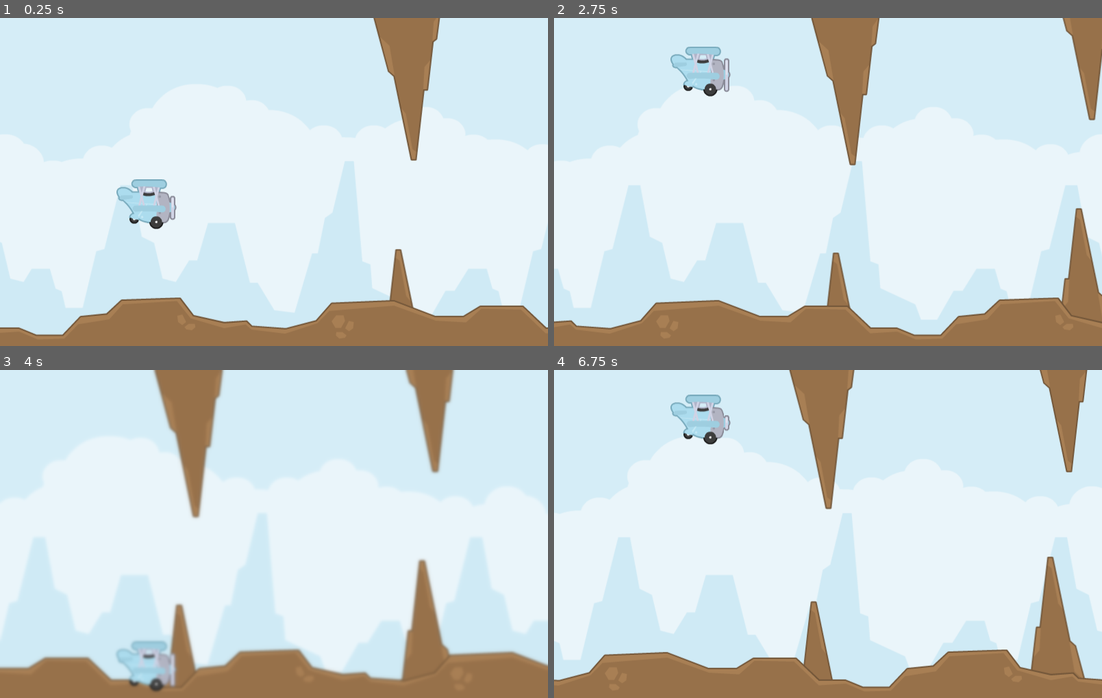
Above: before the commit, frames 1-4 (two rows, left to right).
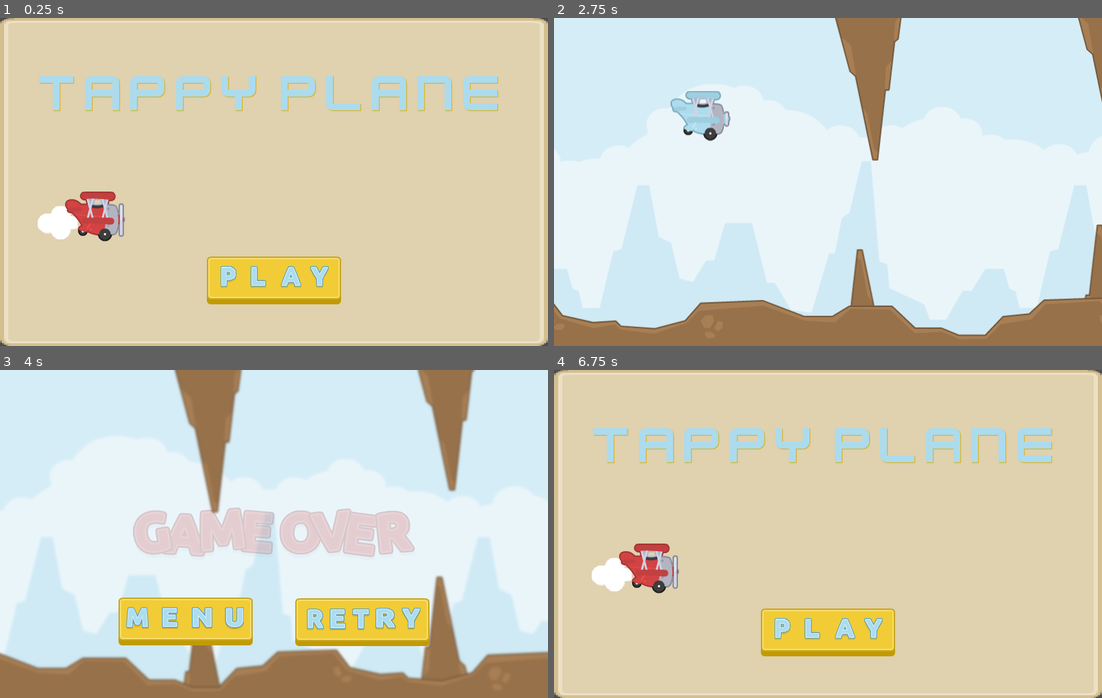
Above: after the commit, the same moments.

Repository: yagolasse/tappy-plane-godot
Game: Godot game, scene res://scenes/main_menu.tscn
Same seed, same stepped clock (60 frames per second), same inputs: the game is played once before the commit and once after it. Before the commit the project starts from res://scenes/game.tscn.
Inputs (mouse positions are in pixels of both pictures, inside the frame that each line leads up to):
- Up to frame 1 (0.25 s): no input
- Up to frame 2 (2.75 s): click (828, 280) at 0.52 s; tap Enter (ui_accept) at 1.25, 1.52, 1.82, 2.27, 2.57 s; tap End (ui_end) at 1.35, 2.1 s
- Up to frame 3 (4 s): tap End (ui_end) at 2.85, 3.6 s; tap Enter (ui_accept) at 3.77 s
- Up to frame 4 (6.75 s): tap Enter (ui_accept) at 4.07, 5, 5.27, 5.57, 6.02, 6.32 s; click (740, 622) at 4.27 s; tap End (ui_end) at 5.1, 5.85, 6.6 s

The runs differ from the first frame. In frame 1, 99% of the frame differs, in the area x 0-100%, y 0-100%; in frame 2, 16%; in frame 3, 25%; in frame 4, 100%.
Error after the commit: Invalid assignment of property or key 'paused' with value of type 'bool' on a base object of type 'null instance'. (res://scripts/game.gd:46)

Commit message:
Add menu, game over and retry

Diff:
--- a/project.godot
+++ b/project.godot
@@ -11,7 +11,7 @@
 [application]
 
 config/name="tappy-plane"
-run/main_scene="res://scenes/game.tscn"
+run/main_scene="res://scenes/main_menu.tscn"
 config/features=PackedStringArray("4.1", "Forward Plus")
 config/icon="res://icon.svg"
 
@@ -24,6 +24,7 @@
 window/size/viewport_width=800
 window/size/viewport_height=480
 window/stretch/mode="viewport"
+window/stretch/aspect="keep_height"
 
 [dotnet]
 
--- a/scenes/game.tscn
+++ b/scenes/game.tscn
@@ -9,16 +9,30 @@
 [ext_resource type="Script" path="res://scripts/camera_movement.gd" id="7_ldho8"]
 [ext_resource type="Script" path="res://scripts/blur_rect.gd" id="8_r8v0g"]
 [ext_resource type="Shader" path="res://shaders/blur.gdshader" id="8_uqen0"]
+[ext_resource type="Texture2D" uid="uid://bhvjeg4cmdf8w" path="res://assets/kenney-tappy-plane/PNG/UI/textGetReady.png" id="9_k8jak"]
+[ext_resource type="Texture2D" uid="uid://csyntbbopk1c4" path="res://assets/kenney-tappy-plane/PNG/UI/textGameOver.png" id="10_qs5jt"]
+[ext_resource type="Texture2D" uid="uid://cawmvlcf2voqh" path="res://assets/kenney-tappy-plane/PNG/UI/buttonLarge.png" id="11_40h77"]
+[ext_resource type="Texture2D" uid="uid://ycalnvwl5k80" path="res://assets/kenney-tappy-plane/PNG/Letters/letterM.png" id="12_531oc"]
+[ext_resource type="Texture2D" uid="uid://dcjeat3tgfpux" path="res://assets/kenney-tappy-plane/PNG/Letters/letterE.png" id="13_pyawd"]
+[ext_resource type="Texture2D" uid="uid://drsnyt5au5m3p" path="res://assets/kenney-tappy-plane/PNG/Letters/letterN.png" id="14_n8kj4"]
+[ext_resource type="Texture2D" uid="uid://cuwfsfaku6xwq" path="res://assets/kenney-tappy-plane/PNG/Letters/letterU.png" id="15_3hf25"]
+[ext_resource type="Texture2D" uid="uid://dn31cqk1yb4qn" path="res://assets/kenney-tappy-plane/PNG/Letters/letterR.png" id="16_opqm3"]
+[ext_resource type="Texture2D" uid="uid://cib2kupthxkx1" path="res://assets/kenney-tappy-plane/PNG/Letters/letterT.png" id="17_tobtl"]
+[ext_resource type="Texture2D" uid="uid://bfrl4vy5j5mbc" path="res://assets/kenney-tappy-plane/PNG/Letters/letterY.png" id="18_megh2"]
 
 [sub_resource type="ShaderMaterial" id="ShaderMaterial_v0d5c"]
 shader = ExtResource("8_uqen0")
 shader_parameter/blur_strenght = 0.0
 
-[node name="Game" type="Node2D" node_paths=PackedStringArray("player", "blur_rect", "include_on_pause")]
+[node name="Game" type="Node2D" node_paths=PackedStringArray("player", "blur_rect", "get_ready_logo", "game_over_logo", "menu_button", "retry_button", "include_on_pause")]
 process_mode = 3
 script = ExtResource("1_11si3")
 player = NodePath("MainCanvas/Player")
 blur_rect = NodePath("MainCanvas/BlurRect")
+get_ready_logo = NodePath("MainCanvas/GetReadyLogo")
+game_over_logo = NodePath("MainCanvas/GameOverLogo")
+menu_button = NodePath("MainCanvas/MenuUI/MenuButton")
+retry_button = NodePath("MainCanvas/MenuUI/RetryButton")
 include_on_pause = [NodePath("MainCanvas/Player"), NodePath("Camera")]
 
 [node name="ParallaxBackground" type="ParallaxBackground" parent="."]
@@ -76,6 +90,195 @@
 max_blur_strenght = 1.5
 blur_animation_duration = 0.3
 
+[node name="GetReadyLogo" type="Sprite2D" parent="MainCanvas"]
+position = Vector2(400, 240)
+texture = ExtResource("9_k8jak")
+
+[node name="GameOverLogo" type="Sprite2D" parent="MainCanvas"]
+position = Vector2(400, 240)
+texture = ExtResource("10_qs5jt")
+
+[node name="MenuUI" type="Control" parent="MainCanvas"]
+layout_mode = 3
+anchors_preset = 15
+anchor_right = 1.0
+anchor_bottom = 1.0
+grow_horizontal = 2
+grow_vertical = 2
+
+[node name="MenuButton" type="TextureButton" parent="MainCanvas/MenuUI"]
+layout_mode = 1
+anchors_preset = 7
+anchor_left = 0.5
+anchor_top = 1.0
+anchor_right = 0.5
+anchor_bottom = 1.0
+offset_left = -227.0
+offset_top = -147.0
+offset_right = -31.0
+offset_bottom = -77.0
+grow_horizontal = 2
+grow_vertical = 0
+texture_normal = ExtResource("11_40h77")
+
+[node name="LetterM" type="TextureRect" parent="MainCanvas/MenuUI/MenuButton"]
+layout_mode = 1
+anchors_preset = 8
+anchor_left = 0.5
+anchor_top = 0.5
+anchor_right = 0.5
+anchor_bottom = 0.5
+offset_left = -78.0
+offset_top = -21.0
+offset_right = -30.0
+offset_bottom = 44.0
+grow_horizontal = 2
+grow_vertical = 2
+scale = Vector2(0.5, 0.5)
+texture = ExtResource("12_531oc")
+
+[node name="LetterE" type="TextureRect" parent="MainCanvas/MenuUI/MenuButton"]
+layout_mode = 1
+anchors_preset = 8
+anchor_left = 0.5
+anchor_top = 0.5
+anchor_right = 0.5
+anchor_bottom = 0.5
+offset_left = -35.0
+offset_top = -21.0
+offset_right = 13.0
+offset_bottom = 44.0
+grow_horizontal = 2
+grow_vertical = 2
+scale = Vector2(0.5, 0.5)
+texture = ExtResource("13_pyawd")
+
+[node name="LetterN" type="TextureRect" parent="MainCanvas/MenuUI/MenuButton"]
+layout_mode = 1
+anchors_preset = 8
+anchor_left = 0.5
+anchor_top = 0.5
+anchor_right = 0.5
+anchor_bottom = 0.5
+offset_left = 9.0
+offset_top = -21.0
+offset_right = 70.0
+offset_bottom = 44.0
+grow_horizontal = 2
+grow_vertical = 2
+scale = Vector2(0.5, 0.5)
+texture = ExtResource("14_n8kj4")
+
+[node name="LetterU" type="TextureRect" parent="MainCanvas/MenuUI/MenuButton"]
+layout_mode = 1
+anchors_preset = 8
+anchor_left = 0.5
+anchor_top = 0.5
+anchor_right = 0.5
+anchor_bottom = 0.5
+offset_left = 57.0
+offset_top = -21.0
+offset_right = 114.0
+offset_bottom = 45.0
+grow_horizontal = 2
+grow_vertical = 2
+scale = Vector2(0.5, 0.5)
+texture = ExtResource("15_3hf25")
+
+[node name="RetryButton" type="TextureButton" parent="MainCanvas/MenuUI"]
+layout_mode = 1
+anchors_preset = 7
+anchor_left = 0.5
+anchor_top = 1.0
+anchor_right = 0.5
+anchor_bottom = 1.0
+offset_left = 31.0
+offset_top = -146.0
+offset_right = 227.0
+offset_bottom = -76.0
+grow_horizontal = 2
+grow_vertical = 0
+texture_normal = ExtResource("11_40h77")
+
+[node name="LetterR" type="TextureRect" parent="MainCanvas/MenuUI/RetryButton"]
+layout_mode = 1
+anchors_preset = 8
+anchor_left = 0.5
+anchor_top = 0.5
+anchor_right = 0.5
+anchor_bottom = 0.5
+offset_left = -81.0
+offset_top = -20.0
+offset_right = -30.0
+offset_bottom = 45.0
+grow_horizontal = 2
+grow_vertical = 2
+scale = Vector2(0.5, 0.5)
+texture = ExtResource("16_opqm3")
+
+[node name="LetterE" type="TextureRect" parent="MainCanvas/MenuUI/RetryButton"]
+layout_mode = 1
+anchors_preset = 8
+anchor_left = 0.5
+anchor_top = 0.5
+anchor_right = 0.5
+anchor_bottom = 0.5
+offset_left = -48.0
+offset_top = -20.0
+offset_bottom = 45.0
+grow_horizontal = 2
+grow_vertical = 2
+scale = Vector2(0.5, 0.5)
+texture = ExtResource("13_pyawd")
+
+[node name="LetterT" type="TextureRect" parent="MainCanvas/MenuUI/RetryButton"]
+layout_mode = 1
+anchors_preset = 8
+anchor_left = 0.5
+anchor_top = 0.5
+anchor_right = 0.5
+anchor_bottom = 0.5
+offset_left = -15.0
+offset_top = -20.0
+offset_right = 37.0
+offset_bottom = 45.0
+grow_horizontal = 2
+grow_vertical = 2
+scale = Vector2(0.5, 0.5)
+texture = ExtResource("17_tobtl")
+
+[node name="LetterR2" type="TextureRect" parent="MainCanvas/MenuUI/RetryButton"]
+layout_mode = 1
+anchors_preset = 8
+anchor_left = 0.5
+anchor_top = 0.5
+anchor_right = 0.5
+anchor_bottom = 0.5
+offset_left = 19.0
+offset_top = -21.0
+offset_right = 80.0
+offset_bottom = 44.0
+grow_horizontal = 2
+grow_vertical = 2
+scale = Vector2(0.5, 0.5)
+texture = ExtResource("16_opqm3")
+
+[node name="LetterY" type="TextureRect" parent="MainCanvas/MenuUI/RetryButton"]
+layout_mode = 1
+anchors_preset = 8
+anchor_left = 0.5
+anchor_top = 0.5
+anchor_right = 0.5
+anchor_bottom = 0.5
+offset_left = 57.0
+offset_top = -21.0
+offset_right = 114.0
+offset_bottom = 44.0
+grow_horizontal = 2
+grow_vertical = 2
+scale = Vector2(0.5, 0.5)
+texture = ExtResource("18_megh2")
+
 [node name="Camera" type="Camera2D" parent="."]
 process_mode = 1
 script = ExtResource("7_ldho8")
--- /dev/null
+++ b/scenes/main_menu.tscn
@@ -0,0 +1,154 @@
+[gd_scene load_steps=11 format=3 uid="uid://c4iarbgj0o8du"]
+
+[ext_resource type="Texture2D" uid="uid://cawmvlcf2voqh" path="res://assets/kenney-tappy-plane/PNG/UI/buttonLarge.png" id="1_5nesv"]
+[ext_resource type="Texture2D" uid="uid://bpnvbpfdggk86" path="res://assets/kenney-tappy-plane/PNG/UI/UIbg.png" id="1_8ps7t"]
+[ext_resource type="Script" path="res://scripts/main_menu.gd" id="1_36b4a"]
+[ext_resource type="FontFile" uid="uid://oxtrrga7folf" path="res://assets/kenney-tappy-plane/Font/kenvector_future.ttf" id="2_dje2p"]
+[ext_resource type="Texture2D" uid="uid://8mkrr2dxbocw" path="res://assets/kenney-tappy-plane/PNG/Letters/letterP.png" id="3_lssvs"]
+[ext_resource type="Texture2D" uid="uid://dbc83l62lokbt" path="res://assets/kenney-tappy-plane/PNG/Letters/letterL.png" id="4_q18vi"]
+[ext_resource type="Texture2D" uid="uid://bonvx4va00jjw" path="res://assets/kenney-tappy-plane/PNG/Letters/letterA.png" id="5_c4mtx"]
+[ext_resource type="Texture2D" uid="uid://bfrl4vy5j5mbc" path="res://assets/kenney-tappy-plane/PNG/Letters/letterY.png" id="6_08pvb"]
+[ext_resource type="Texture2D" uid="uid://b1o08ksud1j18" path="res://assets/kenney-tappy-plane/PNG/puffLarge.png" id="8_7hitp"]
+[ext_resource type="Texture2D" uid="uid://b8b4u7ii38nrj" path="res://assets/kenney-tappy-plane/PNG/Planes/planeRed1.png" id="8_mh2tv"]
+
+[node name="MainMenu" type="CanvasLayer" node_paths=PackedStringArray("play_button")]
+script = ExtResource("1_36b4a")
+play_button = NodePath("MenuUI/PlayButton")
+
+[node name="MenuUI" type="Control" parent="."]
+texture_filter = 1
+layout_mode = 3
+anchors_preset = 15
+anchor_right = 1.0
+anchor_bottom = 1.0
+grow_horizontal = 2
+grow_vertical = 2
+
+[node name="Background" type="TextureRect" parent="MenuUI"]
+layout_mode = 1
+anchors_preset = 15
+anchor_right = 1.0
+anchor_bottom = 1.0
+grow_horizontal = 2
+grow_vertical = 2
+texture = ExtResource("1_8ps7t")
+
+[node name="TappyPlane" type="Label" parent="MenuUI"]
+layout_mode = 1
+anchors_preset = 5
+anchor_left = 0.5
+anchor_right = 0.5
+offset_left = -47.0
+offset_top = 65.0
+offset_right = 47.0
+offset_bottom = 91.0
+grow_horizontal = 2
+theme_override_colors/font_color = Color(0.671875, 0.859375, 0.929688, 1)
+theme_override_colors/font_shadow_color = Color(0.84375, 0.714844, 0.191406, 1)
+theme_override_colors/font_outline_color = Color(0.363281, 0.636719, 0.738281, 1)
+theme_override_fonts/font = ExtResource("2_dje2p")
+theme_override_font_sizes/font_size = 80
+text = "Tappy Plane"
+
+[node name="PlayButton" type="TextureButton" parent="MenuUI"]
+layout_mode = 1
+anchors_preset = 7
+anchor_left = 0.5
+anchor_top = 1.0
+anchor_right = 0.5
+anchor_bottom = 1.0
+offset_left = -98.0
+offset_top = -131.0
+offset_right = 98.0
+offset_bottom = -61.0
+grow_horizontal = 2
+grow_vertical = 0
+texture_normal = ExtResource("1_5nesv")
+
+[node name="LetterP" type="TextureRect" parent="MenuUI/PlayButton"]
+layout_mode = 1
+anchors_preset = 8
+anchor_left = 0.5
+anchor_top = 0.5
+anchor_right = 0.5
+anchor_bottom = 0.5
+offset_left = -78.0
+offset_top = -21.0
+offset_right = -30.0
+offset_bottom = 44.0
+grow_horizontal = 2
+grow_vertical = 2
+scale = Vector2(0.5, 0.5)
+texture = ExtResource("3_lssvs")
+
+[node name="LetterL" type="TextureRect" parent="MenuUI/PlayButton"]
+layout_mode = 1
+anchors_preset = 8
+anchor_left = 0.5
+anchor_top = 0.5
+anchor_right = 0.5
+anchor_bottom = 0.5
+offset_left = -35.0
+offset_top = -21.0
+offset_right = 13.0
+offset_bottom = 44.0
+grow_horizontal = 2
+grow_vertical = 2
+scale = Vector2(0.5, 0.5)
+texture = ExtResource("4_q18vi")
+
+[node name="LetterA" type="TextureRect" parent="MenuUI/PlayButton"]
+layout_mode = 1
+anchors_preset = 8
+anchor_left = 0.5
+anchor_top = 0.5
+anchor_right = 0.5
+anchor_bottom = 0.5
+offset_left = 10.0
+offset_top = -21.0
+offset_right = 71.0
+offset_bottom = 44.0
+grow_horizontal = 2
+grow_vertical = 2
+scale = Vector2(0.5, 0.5)
+texture = ExtResource("5_c4mtx")
+
+[node name="LetterY" type="TextureRect" parent="MenuUI/PlayButton"]
+layout_mode = 1
+anchors_preset = 8
+anchor_left = 0.5
+anchor_top = 0.5
+anchor_right = 0.5
+anchor_bottom = 0.5
+offset_left = 52.0
+offset_top = -21.0
+offset_right = 109.0
+offset_bottom = 44.0
+grow_horizontal = 2
+grow_vertical = 2
+scale = Vector2(0.5, 0.5)
+texture = ExtResource("6_08pvb")
+
+[node name="Puff" type="TextureRect" parent="MenuUI"]
+layout_mode = 1
+anchors_preset = 4
+anchor_top = 0.5
+anchor_bottom = 0.5
+offset_left = 55.0
+offset_top = 35.0
+offset_right = 114.0
+offset_bottom = 84.0
+grow_vertical = 2
+texture = ExtResource("8_7hitp")
+
+[node name="Plane" type="TextureRect" parent="MenuUI"]
+layout_mode = 1
+anchors_preset = 4
+anchor_top = 0.5
+anchor_bottom = 0.5
+offset_left = 95.0
+offset_top = 14.0
+offset_right = 183.0
+offset_bottom = 87.0
+grow_vertical = 2
+texture = ExtResource("8_mh2tv")
--- a/scripts/blur_rect.gd
+++ b/scripts/blur_rect.gd
@@ -10,15 +10,26 @@
 var _blur_tween: Tween
 
 
-func set_full_screen_blur(value: float, animate: bool) -> void:
-	if _blur_tween:
-		_blur_tween.kill()
+func set_full_screen_blur(animate: bool) -> void:
+	if animate:
+		if _blur_tween:
+			_blur_tween.kill()
 
-	if animate:
 		_blur_tween = get_tree().create_tween().bind_node(node_to_bind)
 		_blur_tween.set_ease(Tween.EASE_OUT).tween_method(_set_blur_strenght, 0.0, max_blur_strenght, blur_animation_duration)
 	else:
-		_set_blur_strenght(value)
+		_set_blur_strenght(max_blur_strenght)
+
+
+func reset_full_screen_blur(animate: bool) -> void:
+	if animate:
+		if _blur_tween:
+			_blur_tween.kill()
+
+		_blur_tween = get_tree().create_tween().bind_node(node_to_bind)
+		_blur_tween.set_ease(Tween.EASE_OUT).tween_method(_set_blur_strenght, max_blur_strenght, 0.0, blur_animation_duration)
+	else:
+		_set_blur_strenght(0)
 
 
 func _set_blur_strenght(value: float) -> void:
--- a/scripts/camera_movement.gd
+++ b/scripts/camera_movement.gd
@@ -3,5 +3,6 @@
 
 @export var horizontal_speed: int
 
+
 func _process(delta: float) -> void:
-    position.x += delta * horizontal_speed
+	position.x += delta * horizontal_speed
--- a/scripts/game.gd
+++ b/scripts/game.gd
@@ -3,19 +3,42 @@
 
 @export var player: Player
 @export var blur_rect: BlurRect
+@export var get_ready_logo: Sprite2D
+@export var game_over_logo: Sprite2D
+@export var menu_button: TextureButton
+@export var retry_button: TextureButton
 @export var include_on_pause: Array[Node2D]
 
 var _paused = false
+var _logo_tween: Tween
 
 func _ready() -> void:
 	player.game_over.connect(game_over)
+	menu_button.pressed.connect(_navigate_to_menu_scene)
+	retry_button.pressed.connect(_restart_game)
+	_start()
 
 
-func _process(_delta: float) -> void:
-	if _paused and Input.is_action_just_pressed("ui_end"):
-		_pause(false)
-		blur_rect.set_full_screen_blur(0, false)
-		get_tree().reload_current_scene()
+func _navigate_to_menu_scene() -> void:
+	get_tree().change_scene_to_file("res://scenes/main_menu.tscn")
+	_pause(false)
+
+
+func _restart_game() -> void:
+	_start()
+	get_tree().reload_current_scene()
+
+
+func _start() -> void:
+	_pause(true)
+	blur_rect.set_full_screen_blur(false)
+	menu_button.visible = false
+	retry_button.visible = false
+	game_over_logo.modulate.a = 0
+	get_ready_logo.modulate.a = 1
+
+	blur_rect.reset_full_screen_blur(true)
+	_tween_logo_to_alpha(get_ready_logo, 0, func(): _pause(false))
 
 
 func _pause(should_pause: bool) -> void:
@@ -25,7 +48,21 @@
 	_paused = should_pause
 
 
+func _tween_logo_to_alpha(logo: Sprite2D, alpha: float, callback: Callable = Callable()) -> void:
+	if _logo_tween:
+		_logo_tween.kill()
+
+	_logo_tween = get_tree().create_tween().bind_node(self)
+	_logo_tween.set_ease(Tween.EASE_OUT).tween_property(logo, "modulate", Color(1, 1, 1, alpha), 1.0)
+
+	if callback:
+		_logo_tween.tween_callback(callback)
+
+
 func game_over() -> void:
 	_pause(true)
 
-	blur_rect.set_full_screen_blur(3, true)
+	menu_button.visible = true
+	retry_button.visible = true
+	blur_rect.set_full_screen_blur(true)
+	_tween_logo_to_alpha(game_over_logo, 1)
--- a/scripts/hazard_composite.gd
+++ b/scripts/hazard_composite.gd
@@ -41,5 +41,6 @@
 
 func _on_visibility_notifier_screen_exited() -> void:
 	_prepare()
+
 	position.x = hazards_layer.furtherest_x_position + hazards_layer.hazard_distance
 	hazards_layer.furtherest_x_position = position.x
--- a/scripts/hazards_layer.gd
+++ b/scripts/hazards_layer.gd
@@ -8,6 +8,7 @@
 @export var first_spawn_position: Node2D
 
 var furtherest_x_position: float
+
 
 func _ready() -> void:
 	for i in range(initial_hazard_count):
--- /dev/null
+++ b/scripts/main_menu.gd
@@ -0,0 +1,11 @@
+extends CanvasLayer
+class_name MainMenu
+
+@export var play_button: TextureButton
+
+func _ready() -> void:
+	play_button.pressed.connect(_navigate_to_game_scene)
+
+
+func _navigate_to_game_scene() -> void:
+	get_tree().change_scene_to_file("res://scenes/game.tscn")
--- a/scripts/player.gd
+++ b/scripts/player.gd
@@ -8,7 +8,8 @@
 @export var visibility_notifier: VisibleOnScreenNotifier2D
 
 @onready var sprite: AnimatedSprite2D = $Sprite
-@onready var gravity_magnitude : int = ProjectSettings.get_setting("physics/2d/default_gravity")
+@onready var gravity_magnitude: int = ProjectSettings.get_setting("physics/2d/default_gravity")
+
 
 func _ready() -> void:
 	visibility_notifier.screen_exited.connect(_on_visibility_notifier_screen_exited)
Not shown: 1 places in scenes/game.tscn that only renumber resources
